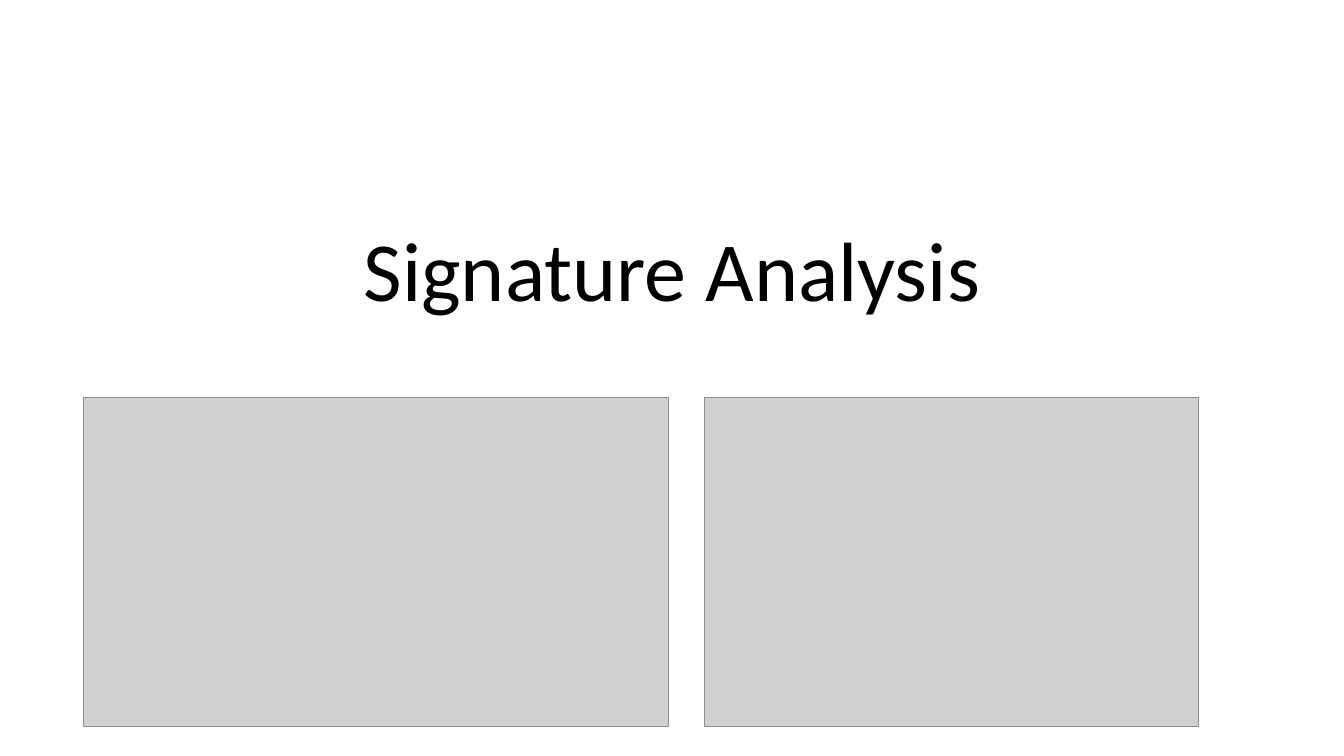
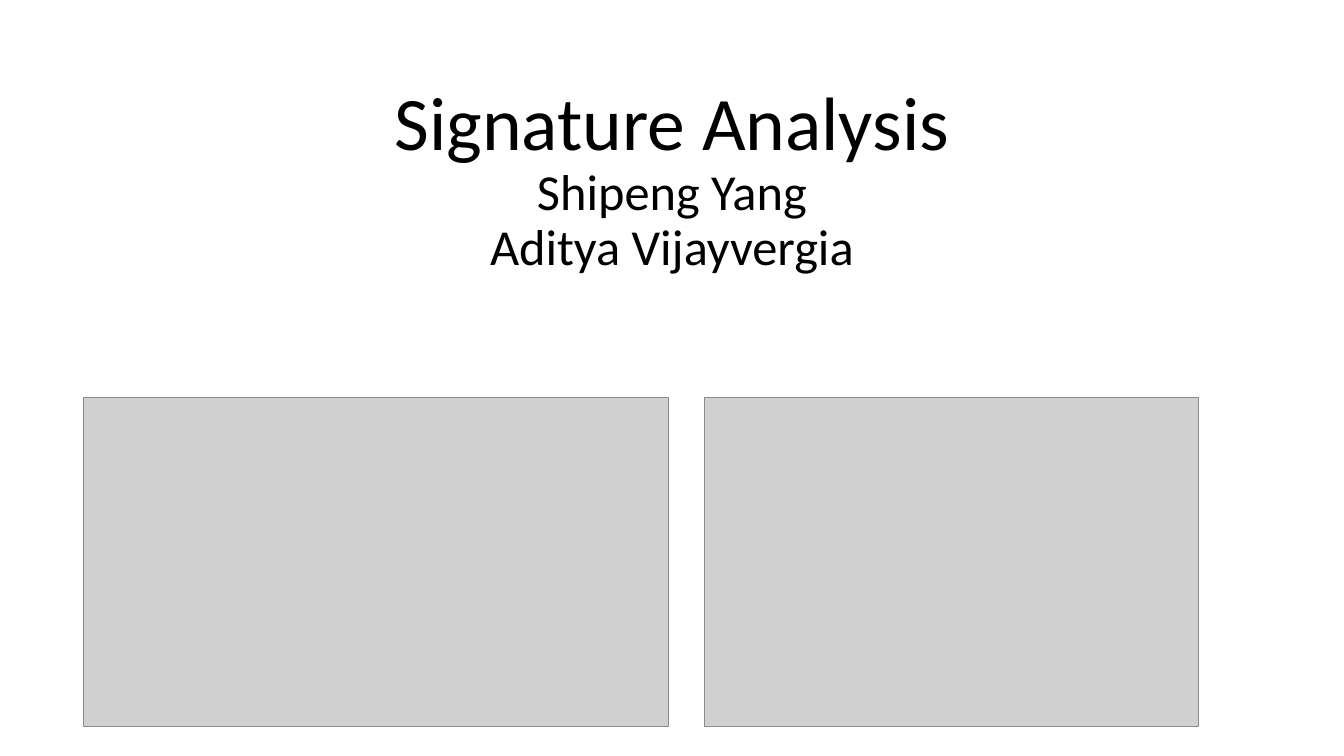
Before and after one commit to Alanyang0816/Signature-analysis, a slide deck: slide 1 of aditya ppt.pptx. Drawn at 1344x756 pixels with LibreOffice and Linux fonts; fonts in the diff are those of the drawing; grey boxes stand for pictures. Boxes give left, top, right and bottom in pixels: in the first picture for what was removed or moved away, otherwise in the second. Text is boxed around its words. In the diff, an @@ line names an element or a change of style, - is before the commit and + after.

Commit message:
change some staff in ppt

```diff
--- a/aditya ppt.pptx
+++ b/aditya ppt.pptx
@@ title at box(394, 97, 949, 274): text changed; size 60 to 36 pt @@
-Signature Analysis
+Signature Analysis
+Shipeng Yang
+Aditya Vijayvergia
```
Also in this commit, not shown: 1 other file.
